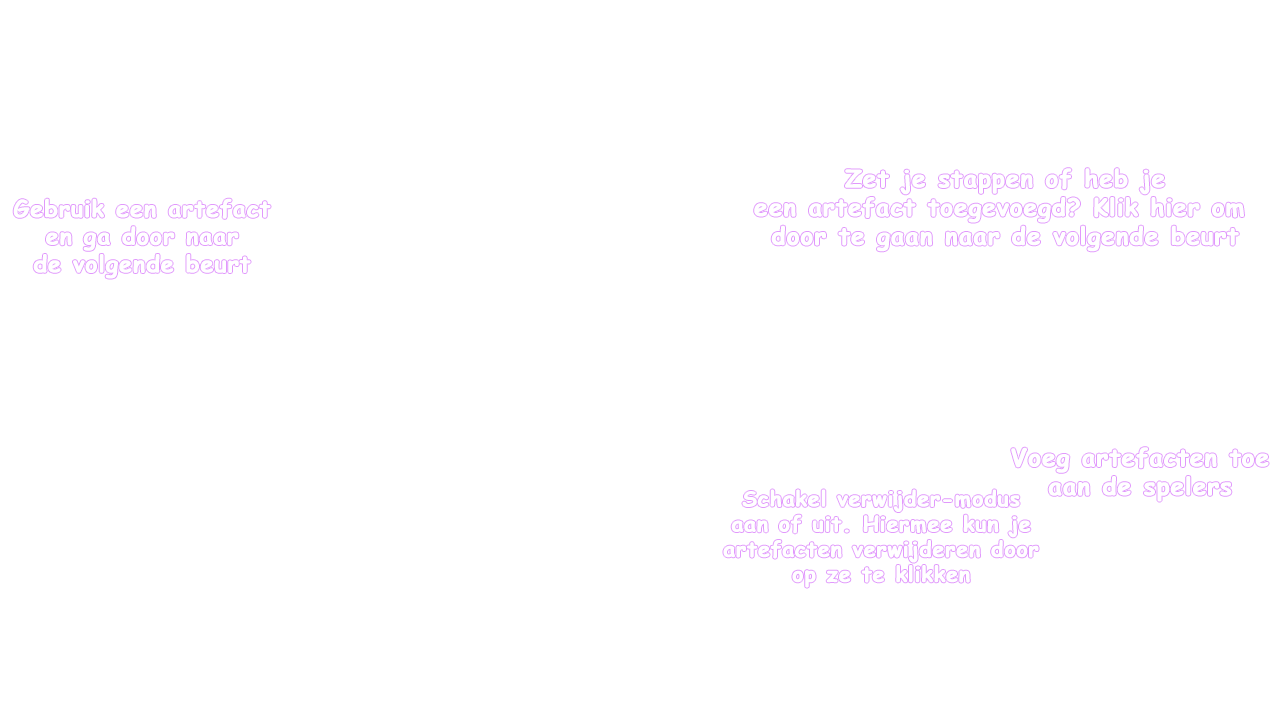
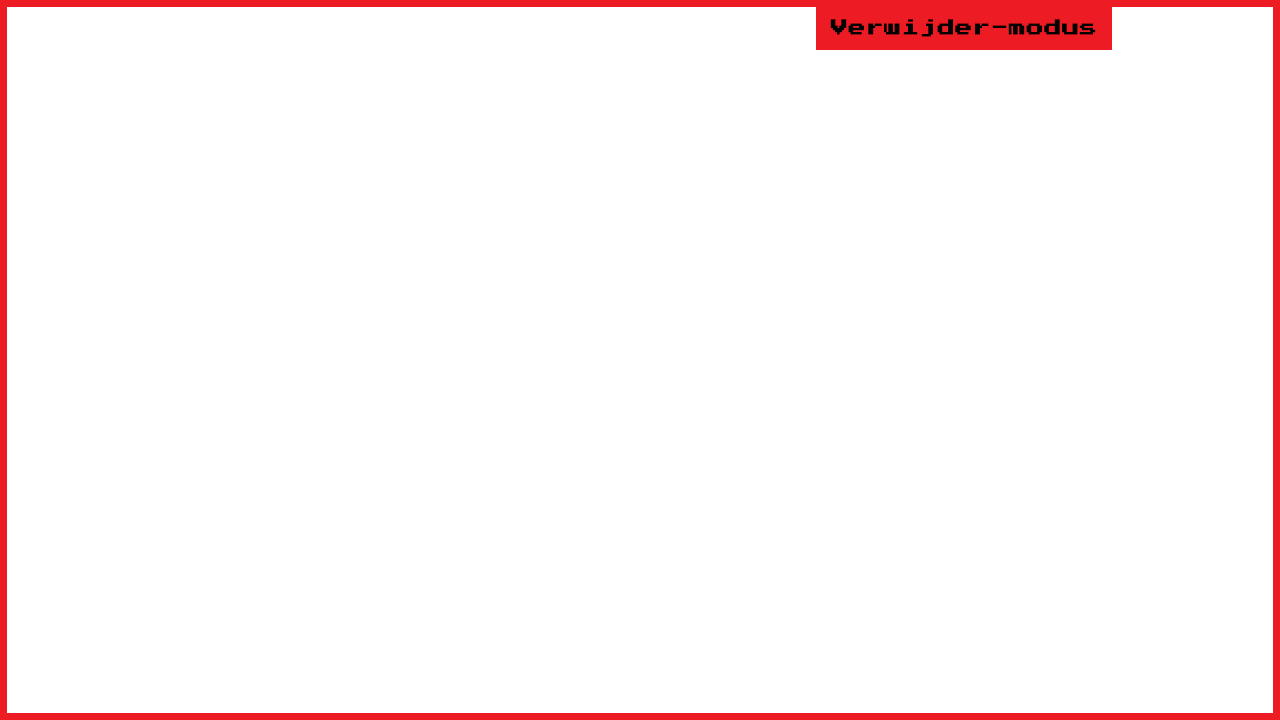
Two versions of the same layered image (1280 × 720). Layer-by-layer changes:
hid "Zet je stappen of heb je een artefact toegevoegd? Klik hier om" over bbox(754, 168, 1244, 252)
hid "Voeg artefacten toe aan de spelers" over bbox(1011, 447, 1269, 502)
added layer "Verwijder-modus" above "Rectangle 2" over bbox(830, 19, 1096, 37)
added layer "Rectangle 2" above "Rectangle 1" over bbox(816, 0, 1112, 50)
added layer "Rectangle 1" above "Schakel deze informatieve pop-up aan of uit" over bbox(0, 0, 1280, 720)
hid "Gebruik een artefact en ga door naar de volgende beurt" over bbox(13, 198, 271, 279)
hid "Schakel verwijder-modus aan of uit. Hiermee kun je artefacten v" over bbox(723, 489, 1039, 588)
hid "Layer 2", painted on it over bbox(70, 167, 1164, 589)
